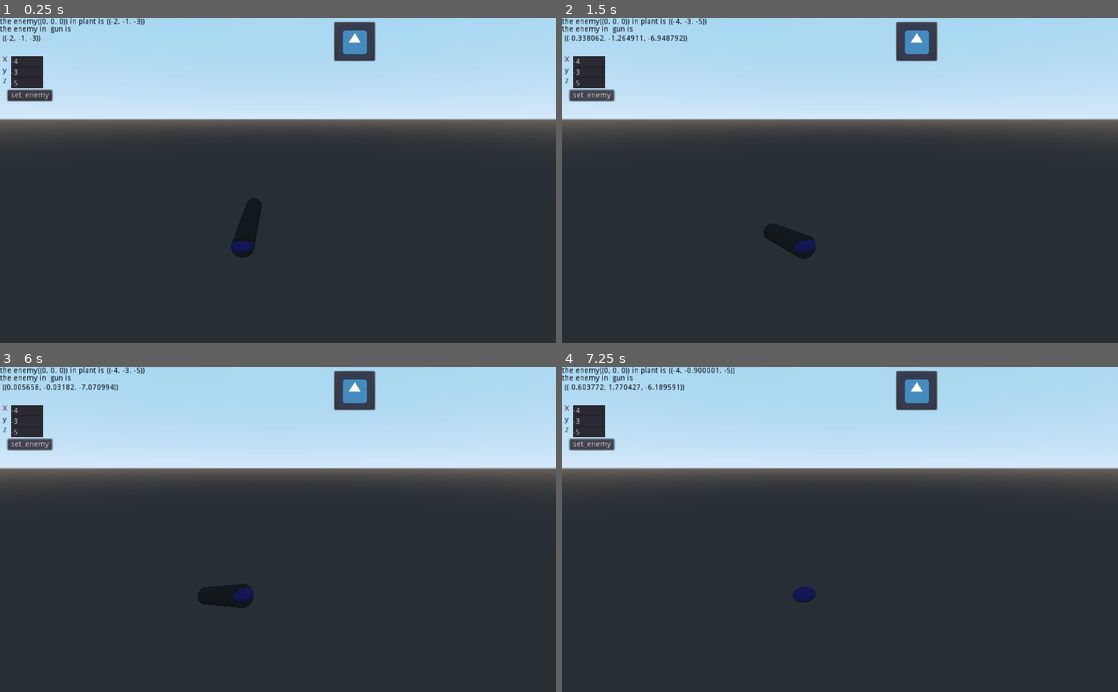
Above: before the commit, frames 1-4 (two rows, left to right).
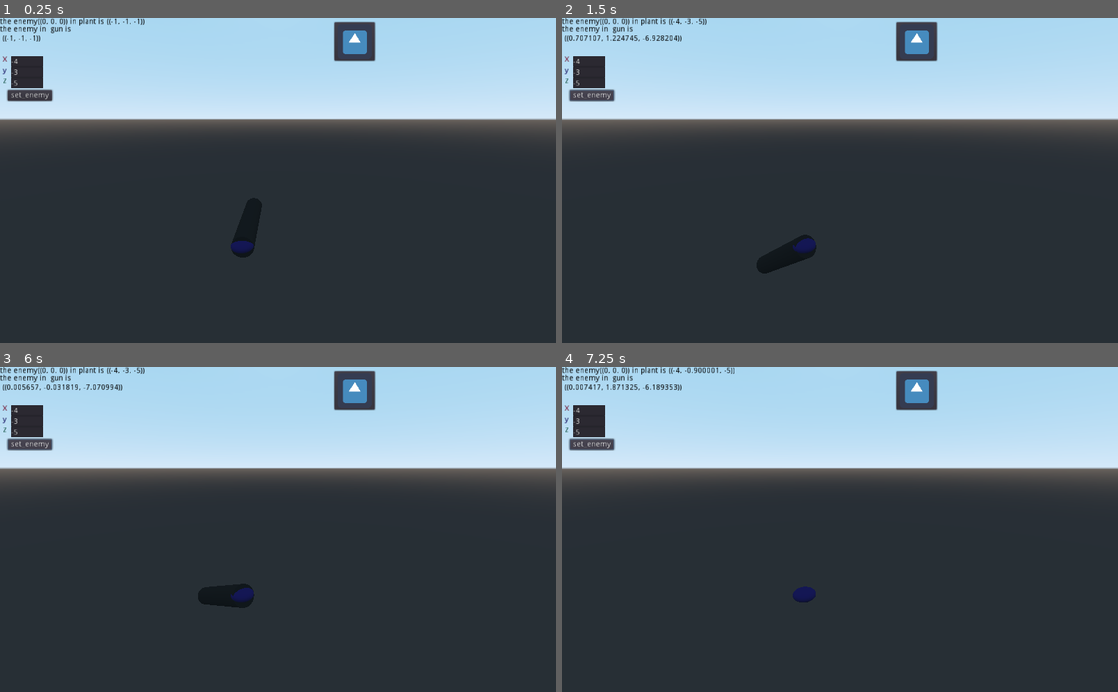
Above: after the commit, the same moments.

Repository: Butterfly-Dreaming/adamversion
Game: Godot game, scene res://battlefield/zhanchang.tscn
The game is run twice, just before and just after one commit, with the same random seed, the same clock (stepped at 60 frames per second) and the same inputs. The engine's default icon, where the game draws it, is replaced by a stand-in: a white triangle on a blue panel in a dark square.
Inputs (mouse positions are in pixels of both pictures, inside the frame that each line leads up to):
- Up to frame 1 (0.25 s): no input
- Up to frame 2 (1.5 s): click (917, 40) at 0.5 s; click "set_enemy" at 1.25 s
- Up to frame 3 (6 s): click (355, 389) at 2 s; click "set_enemy" at 2.75 s; click (355, 389) at 3.5 s; click "set_enemy" at 4.25 s; tap Enter at 5 s; hold W (pitch) 5.03-5.78 s; tap A (yaw) at 5.3, 5.85 s
- Up to frame 4 (7.25 s): tap W (pitch) at 6.05 s; tap Space at 6.5 s; hold Down (move_b) from 6.53 s (still down); tap A (yaw) at 6.8 s

The runs differ from the first frame. In frame 1, less than 0.1% of the frame differs, in the area x 1-26%, y 0-8%; in frame 2, 0.7%, in the area x 1-46%, y 5-79%; in frame 3, 0.1%; in frame 4, 0.3%.

Commit message:
添加转换

Diff:
--- a/battlefield/awd.gd
+++ b/battlefield/awd.gd
@@ -9,7 +9,7 @@
 signal gun_xyz(point)
 onready var plant = get_node("枪的第一次转动")#控制轴1
 onready var gun = get_node("枪的第一次转动/枪的第二次转动")#控制轴2
-var enemy=Vector3(-2,-1,-3)#敌人的坐标
+var enemy=Vector3(-1,-1,-1)#敌人的坐标
 # Called when the node enters the scene tree for the first time.
 func _ready():
 	pass
@@ -32,15 +32,19 @@
 		translation.y -= 0.05
 func _on_Button_button_down():
 	var PnP_point =to_local(enemy)
+	var PNP_TO = plant.Return_xyz(enemy)
+
 	#得到云台坐标系的点
-	var yaw = atan(PnP_point.y/PnP_point.z)
+	var pitch = atan(PnP_point.x/PnP_point.z)
+	var yaw = atan(PnP_point.y*cos(pitch)/PnP_point.z)
+	print(PNP_TO)
+	print(plant.rotation)
 
-	var pitch = asin(PnP_point.x/sqrt(PnP_point.dot(PnP_point)))
 
-	var R1 = Vector3(-yaw,0,0)
-	var R2 = Vector3(0,-pitch,0)
+	var R1 = Vector3(-yaw,pitch,0)
+
 	plant.set_rotation(R1)
-	gun.set_rotation(R2)
+
 
 
 
--- a/sentry/F.tscn
+++ b/sentry/F.tscn
@@ -22,6 +22,9 @@
 
 [node name="枪的第二次转动" type="Spatial" parent="枪的第一次转动"]
 script = ExtResource( 1 )
+__meta__ = {
+"_editor_description_": "该点已废弃"
+}
 
 [node name="camera" type="Camera" parent="枪的第一次转动/枪的第二次转动"]
 transform = Transform( 1, 0, 0, 0, 1, 0, 0, 0, 1, 0, 0.1, -1 )
Not shown, changed: readme.md
